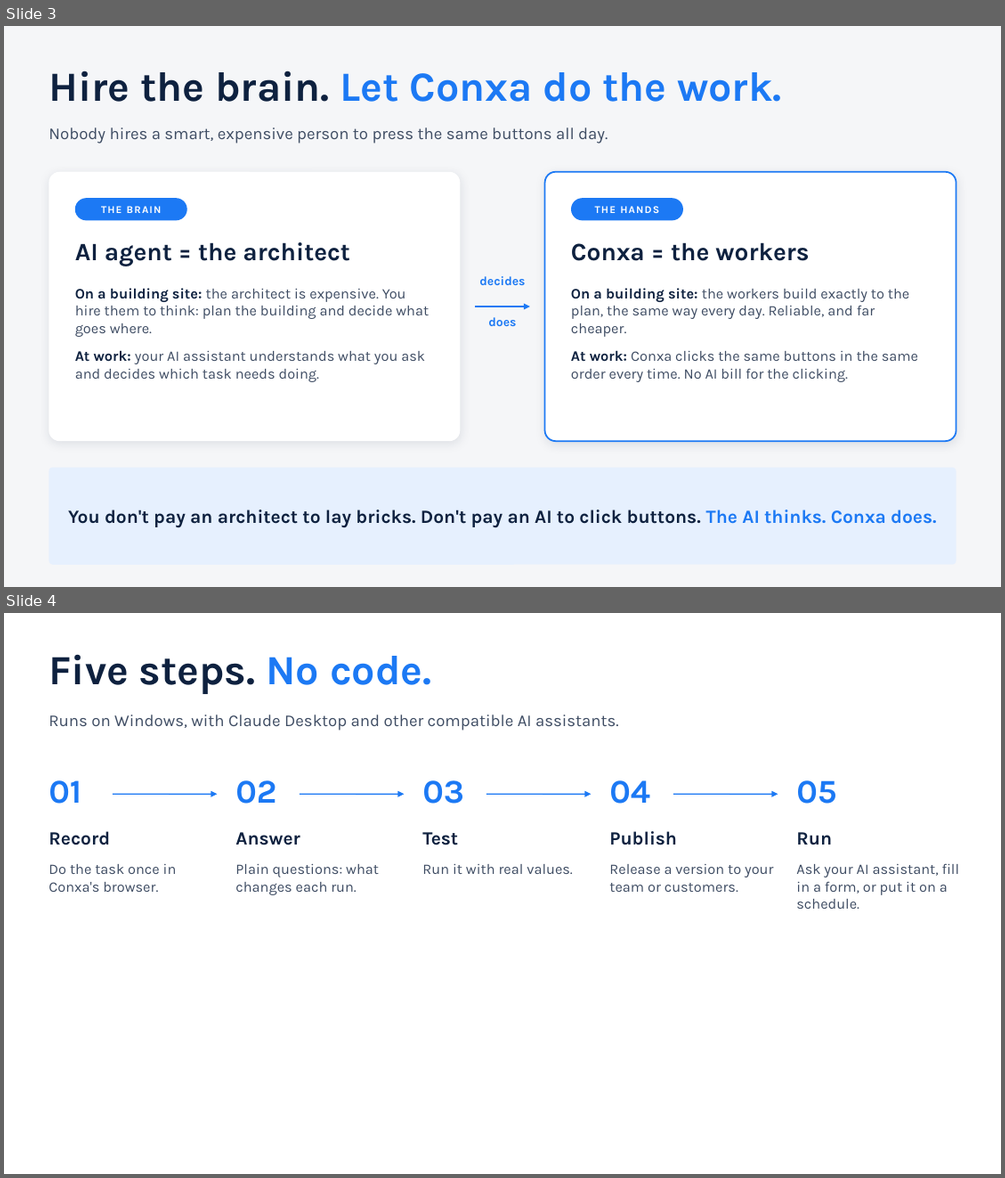
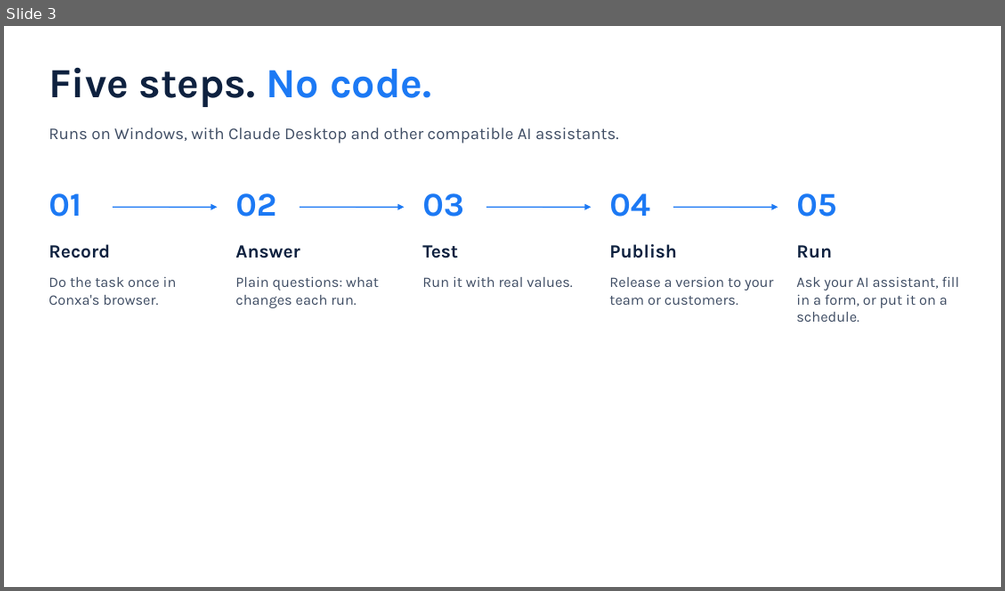
Before and after one commit to cannonboldoff-hue/CONXA, a slide deck: docs/Conxa Investor Pitch v2.pptx. Shown one above the other, each under a label of ours: slides 3 and 4 before the commit, slide 3 after it. The pictures are 1005x1178 and 1005x591 pixels, drawn with LibreOffice and Linux fonts; fonts in the diff are those of the drawing; background and template pictures are left out. Boxes give left, top, right and bottom in pixels: in the first picture for what was removed or moved away, otherwise in the second. Text is boxed around its words. In the diff, an @@ line names an element or a change of style, - is before the commit and + after.

Commit message:
docs(pitch): rewrite problem slide, raise ask to $400K, drop "Unlimited runs"
- Problem slide rewritten in plain words with less text, ending on the
  architect/crew building-site comparison.
- Raise now reads $400K (was $500K).
- Pro plan no longer lists "Unlimited runs".
- Regenerate the PDF export from the updated deck.

```diff
--- a/docs/Conxa Investor Pitch v2.pptx
+++ b/docs/Conxa Investor Pitch v2.pptx
@@ slide 3 removed at (x1=4, y1=26, x2=1001, y2=587), background #F5F6F8 @@
@@ text removed at (x1=48, y1=70, x2=782, y2=102) @@
-Hire the brain. Let Conxa do the work.
@@ text removed at (x1=48, y1=127, x2=607, y2=143) @@
-Nobody hires a smart, expensive person to press the same buttons all day.
@@ rounded rectangle removed at (x1=48, y1=172, x2=461, y2=441) @@
@@ rounded rectangle removed at (x1=544, y1=172, x2=956, y2=441) @@
@@ rounded rectangle removed at (x1=75, y1=198, x2=187, y2=220) @@
-THE BRAIN
@@ rounded rectangle removed at (x1=571, y1=198, x2=683, y2=220) @@
-THE HANDS
@@ text removed at (x1=75, y1=242, x2=350, y2=265) @@
-AI agent = the architect
@@ text removed at (x1=571, y1=242, x2=809, y2=261) @@
-Conxa = the workers
@@ text removed at (x1=75, y1=288, x2=429, y2=382) @@
-On a building site: the architect is expensive. You hire them to think: plan the building and decide what goes where.
-At work: your AI assistant understands what you ask and decides which task needs doing.
@@ text removed at (x1=479, y1=276, x2=525, y2=285) @@
-decides
@@ text removed at (x1=571, y1=288, x2=918, y2=382) @@
-On a building site: the workers build exactly to the plan, the same way every day. Reliable, and far cheaper.
-At work: Conxa clicks the same buttons in the same order every time. No AI bill for the clicking.
@@ arrow removed from (475, 306) to (530, 306) @@
@@ text removed at (x1=488, y1=317, x2=516, y2=326) @@
-does
@@ rounded rectangle removed at (x1=48, y1=467, x2=956, y2=564) @@
-You don't pay an architect to lay bricks. Don't pay an AI to click buttons. The AI thinks. Conxa does.
@@ what was slide 4 is now slide 3 @@
```
Also in this commit, not shown: 4 slides changed, 1 other file.
